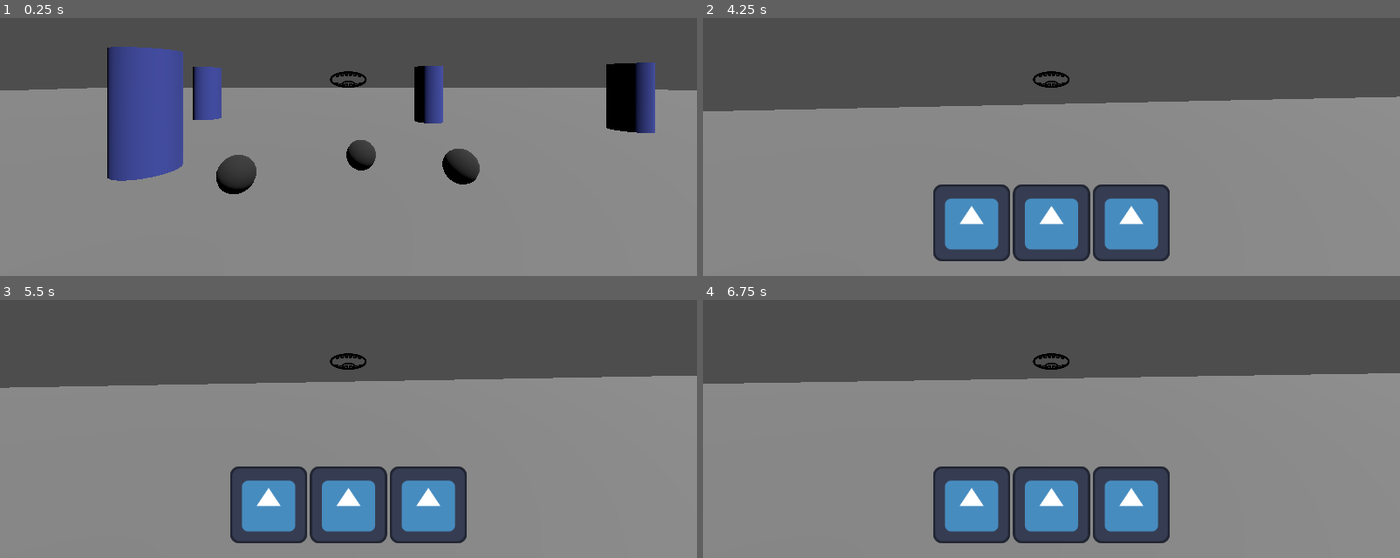
Above: before the commit, frames 1-4 (two rows, left to right).
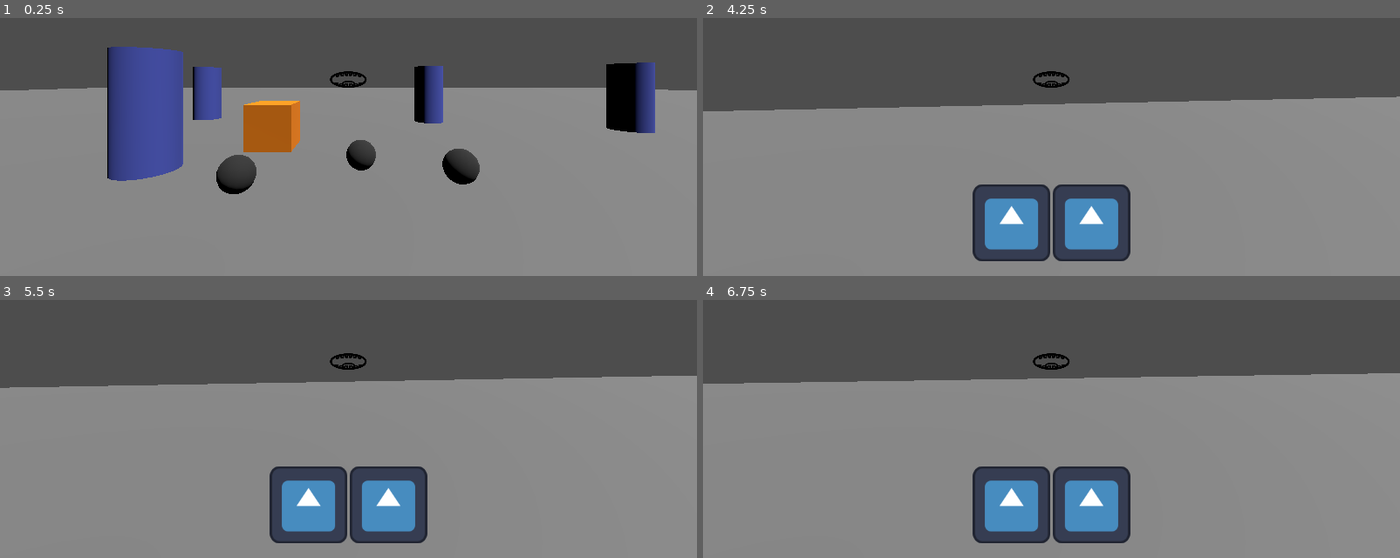
Above: after the commit, the same moments.

Repository: Adam-Gallina/ldj57
Game: Godot game, scene res://test_map.tscn
Two runs of this game, one before a commit and one after it. Both use one fixed random seed, a clock stepped at 60 frames per second and the inputs below. The engine's default icon, where the game draws it, is replaced by a stand-in: a white triangle on a blue panel in a dark square.
Inputs (mouse positions are in pixels of both pictures, inside the frame that each line leads up to):
- Up to frame 1 (0.25 s): no input
- Up to frame 2 (4.25 s): tap Enter at 0.5, 2.75 s; move the mouse to (1086, 79) at 0.52 s; hold W (Forward) from 0.53 s (still down); click (1086, 79) at 0.6 s; move the mouse to (1016, 82) at 1.27 s; click (1016, 82) at 1.35 s; tap Space at 2, 3.5 s; move the mouse to (1065, 72) at 2.02 s; hold Shift 2.03-2.78 s; click (1065, 72) at 2.3 s; move the mouse to (1044, 87) at 2.77 s; click (1044, 87) at 2.85 s; move the mouse to (1100, 85) at 3.52 s; click (1100, 85) at 3.6 s; tap Tab (Inventory) at 4.15 s
- Up to frame 3 (5.5 s): move the mouse to (139, 302) at 4.27 s; release W (Forward) at 4.28 s; hold A (Left) 4.28-5.03 s; tap Shift at 4.35 s; click (139, 302) at 4.55 s; move the mouse to (383, 361) at 5.02 s; hold S (Back) from 5.03 s (still down); click (383, 361) at 5.1 s
- Up to frame 4 (6.75 s): move the mouse to (outside the picture) at 5.77 s; release S (Back) at 5.78 s; hold D (Right) 5.78-6.53 s; click (outside the picture) at 5.85 s; move the mouse to (1204, 343) at 6.52 s; hold W (Forward) from 6.53 s (still down); hold Shift from 6.53 s (still down)

The runs differ from the first frame. In frame 1, 1.6% of the frame differs, in the area x 34-44%, y 32-53%; in frame 2, 6.9%, in the area x 33-67%, y 64-95%; in frame 3, 6.9%; in frame 4, 6.9%.

Commit message:
Can use items

Diff:
--- a/InteractiveObjects/grabbable.gd
+++ b/InteractiveObjects/grabbable.gd
@@ -1,7 +1,7 @@
 extends Interactive
 class_name Grabbable
 
-@export var ItemName = "Unnamed Item"
+@export var ItemID : Constants.PuzzleItem
 @export var InventoryImage : Texture2D
 
 func interact():
--- a/InteractiveObjects/lever.gd
+++ b/InteractiveObjects/lever.gd
@@ -1,26 +1,9 @@
-extends Interactive
+extends Toggle
 
-signal triggered(state)
-signal activatated()
-signal deactivated()
 
 @export var ActiveAngle = -45
 @export var InactiveAngle = 45
-@export var Active = false
-@export var Locked = false
-
 @onready var _pivot = $Pivot
 
-
-func interact():
-    if Locked:
-        return false
-
-    Active = not Active
-    triggered.emit(Active)
-    if Active: activatated.emit()
-    else: deactivated.emit()
-
+func update_visuals():
     _pivot.rotation.x = deg_to_rad(ActiveAngle if Active else InactiveAngle)
-
-    return true
--- a/InteractiveObjects/placeable.gd
+++ b/InteractiveObjects/placeable.gd
@@ -1,5 +1,20 @@
-extends Interactive
+extends Toggle
+class_name Placeable
 
+@export var RequiredItemID : Constants.PuzzleItem
 
 func interact():
-    pass
+    if Locked:
+        return false
+
+    Inventory.show_ui()
+
+    var id = await Inventory.inventory_item_selected
+
+    if id == RequiredItemID:
+        activate()
+        Inventory.remove_item(id)
+
+    Inventory.hide_ui()
+
+    return true
--- a/InteractiveObjects/test_puzzle_item.tscn
+++ b/InteractiveObjects/test_puzzle_item.tscn
@@ -19,7 +19,6 @@
 collision_layer = 8
 collision_mask = 12
 script = ExtResource("1_n0kkb")
-ItemName = "Stone"
 InventoryImage = ExtResource("2_myd0d")
 
 [node name="CollisionShape3D" type="CollisionShape3D" parent="."]
--- /dev/null
+++ b/InteractiveObjects/toggle.gd
@@ -0,0 +1,40 @@
+extends Interactive
+class_name Toggle
+
+signal triggered(state)
+signal activatated()
+signal deactivated()
+
+@export var Active = false
+@export var Locked = false
+
+
+func interact():
+    if Locked:
+        return false
+
+    toggle()
+
+    return true
+
+
+func toggle():
+    Active = not Active
+    if Active:
+        activate()
+    else:
+        deactivate()
+
+func activate():
+    update_visuals()
+    activatated.emit()
+    triggered.emit(true)
+
+func deactivate():
+    update_visuals()
+    deactivated.emit()
+    triggered.emit(false)
+
+
+func update_visuals():
+    pass
--- /dev/null
+++ b/Player/UI/inventory_item.gd
@@ -0,0 +1,7 @@
+extends Button
+
+var _source_item
+
+func set_item(item):
+	icon = item.InventoryImage
+	_source_item = item
--- a/Player/UI/inventory_item.tscn
+++ b/Player/UI/inventory_item.tscn
@@ -1,6 +1,15 @@
-[gd_scene load_steps=2 format=3 uid="uid://1muu1htrdsua"]
+[gd_scene load_steps=3 format=3 uid="uid://1muu1htrdsua"]
 
 [ext_resource type="Texture2D" uid="uid://dfgqcge6beyph" path="res://icon.svg" id="1_7d0lf"]
+[ext_resource type="Script" uid="uid://cpmbfcpocdsav" path="res://Player/UI/inventory_item.gd" id="2_ye22m"]
 
-[node name="TextureRect" type="TextureRect"]
-texture = ExtResource("1_7d0lf")
+[node name="Button" type="Button"]
+anchors_preset = 15
+anchor_right = 1.0
+anchor_bottom = 1.0
+offset_right = -1016.0
+offset_bottom = -512.0
+grow_horizontal = 2
+grow_vertical = 2
+icon = ExtResource("1_7d0lf")
+script = ExtResource("2_ye22m")
--- a/Player/inventory.gd
+++ b/Player/inventory.gd
@@ -1,6 +1,6 @@
 extends Node
 
-var stones : Array[Node3D] = []
+signal inventory_item_selected(item_id)
 
 var items : Dictionary = {}
 var imgs : Dictionary = {}
@@ -23,41 +23,45 @@
 func add_item(item):
 	if not item is Grabbable: return
 
-	if item.ItemName == 'Stone':
-		stones.append(item)
-		item.get_parent().remove_child(item)
-	else:
-		items[item.ItemName] = item
-		item.get_parent().remove_child(item)
+	items[item.ItemID] = item
+	item.get_parent().remove_child(item)
 
-		var i = InventoryImageScene.instantiate()
-		i.texture = item.InventoryImage
-		_inventory.add_child(i)
-		imgs[item.ItemName] = i
+	var i = InventoryImageScene.instantiate()
+	i.set_item(item)
+	i.pressed.connect(func(): _on_inventory_item_selected(item.ItemID))
+	_inventory.add_child(i)
+	imgs[item.ItemID] = i
 
-func contains_item(item_name):
-	return items.find_key(item_name)
+func contains_item(item_id):
+	return items.get(item_id)
 
-func remove_item(item_name):
-	if contains_item(item_name):
-		var item = items[item_name]
-		items.erase(item_name)
+func remove_item(item_id):
+	if contains_item(item_id):
+		var item = items[item_id]
+		items.erase(item_id)
 
-		imgs[item_name].queue_free()
-		imgs.erase(item_name)
+		imgs[item_id].queue_free()
+		imgs.erase(item_id)
 		return item
+
 	return null
 
-func remove_stone():
-	var s = stones.pop_front()
-	get_parent().get_parent().add_child(s)
-	return s
 
+func show_ui():
+	_inventory_ui.show()
+	Input.mouse_mode = Input.MOUSE_MODE_VISIBLE
 
 func hide_ui():
 	_inventory_ui.hide()
+	Input.mouse_mode = Input.MOUSE_MODE_CAPTURED
+	inventory_item_selected.emit(Constants.PuzzleItem.Null)
 
 func toggle_ui():
-	_inventory_ui.visible = !_inventory_ui.visible
-	Input.mouse_mode = Input.MOUSE_MODE_VISIBLE if _inventory_ui.visible else Input.MOUSE_MODE_CAPTURED
+	if _inventory_ui.visible: hide_ui()
+	else: show_ui()
+
 	return _inventory_ui.visible
+
+
+func _on_inventory_item_selected(item_id):
+	inventory_item_selected.emit(item_id)
--- a/Player/inventory.tscn
+++ b/Player/inventory.tscn
@@ -47,9 +47,6 @@
 grow_vertical = 0
 alignment = 1
 
-[node name="TextureRect" parent="PlayerUILayer/Inventory/HBoxContainer" instance=ExtResource("2_us6v5")]
-layout_mode = 2
-
 [node name="TextureRect2" type="TextureRect" parent="PlayerUILayer/Inventory/HBoxContainer"]
 layout_mode = 2
 texture = ExtResource("4_0dko7")
--- a/Player/player_controller.gd
+++ b/Player/player_controller.gd
@@ -45,29 +45,25 @@
 	return dir
 
 func _handle_input(_delta):
+	if _disable_cam: return
+
 	if Input.is_action_just_pressed('Inventory'):
 		_disable_cam = Inventory.toggle_ui()
 
 	if Input.is_action_just_pressed('Fire'):
-		if raycast.is_colliding():
-			var hit = raycast.get_collider()
-			if hit is Interactive and global_position.distance_to(hit.global_position) <= MaxInteractionDist:
-				if hit is Grabbable:
-					if hit.interact():
-						Inventory.add_item(hit)
-				else:
-					hit.interact()
-			#elif hit is EnemyBase:
-			#	hit.damage(AttackDamage)
-		#else:
-		#	var s = _inventory.remove_stone()
-		#	if s != null:
-		#		_throw_stone(s)
+		if not raycast.is_colliding(): return
+		var hit = raycast.get_collider()
+		if global_position.distance_to(hit.global_position) > MaxInteractionDist: return
 
-
-#func _throw_stone(stone:RigidBody3D):
-#	stone.global_position = raycast.global_position
-#	stone.linear_velocity = -raycast.global_transform.basis.z * ThrowStrenth
+		if hit is Grabbable:
+			if hit.interact():
+				Inventory.add_item(hit)
+		elif hit is Placeable:
+			_disable_cam = true
+			await hit.interact()
+			_disable_cam = false
+		elif hit is Interactive:
+			hit.interact()
 
 
 func set_camera(p: float, y: float):
--- /dev/null
+++ b/constants.gd
@@ -0,0 +1,3 @@
+extends Node
+
+enum PuzzleItem { Null, Test1, Test2, Test3 }
--- a/enemy_controller.gd
+++ b/enemy_controller.gd
@@ -52,7 +52,6 @@
 
 func _attack(target):
 	if _next_attack <= 0:
-		print('smacked ', target)
 		_next_attack = AttackSpeed
 
 func damage(amount):
--- a/project.godot
+++ b/project.godot
@@ -18,6 +18,7 @@
 [autoload]
 
 Inventory="*res://Player/inventory.tscn"
+Constants="*res://constants.gd"
 
 [input]
 
--- a/test_map.tscn
+++ b/test_map.tscn
@@ -1,8 +1,9 @@
-[gd_scene load_steps=11 format=3 uid="uid://bg2fd2c5t3wyv"]
+[gd_scene load_steps=15 format=3 uid="uid://bg2fd2c5t3wyv"]
 
 [ext_resource type="PackedScene" uid="uid://fcfvs6lptyxx" path="res://Player/player.tscn" id="1_4qc02"]
 [ext_resource type="PackedScene" uid="uid://mecow5oc1hsn" path="res://InteractiveObjects/lever.tscn" id="2_4wuf8"]
 [ext_resource type="PackedScene" uid="uid://dbfj5qin4rqax" path="res://InteractiveObjects/test_puzzle_item.tscn" id="3_s02eq"]
+[ext_resource type="Script" uid="uid://dhadxxq80gm7w" path="res://InteractiveObjects/placeable.gd" id="4_t8dge"]
 
 [sub_resource type="NavigationMesh" id="NavigationMesh_4wuf8"]
 vertices = PackedVector3Array(-10.75, 0.499998, -5.25, -6.75, 0.499998, -9.75, -6.75, 0.499998, -10.75, -12.25, 0.49999 …(2110 unchanged characters)…
@@ -24,6 +25,13 @@
 [sub_resource type="SphereMesh" id="SphereMesh_s02eq"]
 radius = 0.25
 height = 0.5
+
+[sub_resource type="BoxShape3D" id="BoxShape3D_ssfg1"]
+
+[sub_resource type="StandardMaterial3D" id="StandardMaterial3D_qgarv"]
+albedo_color = Color(1, 0.537914, 0.039644, 1)
+
+[sub_resource type="BoxMesh" id="BoxMesh_r0pc2"]
 
 [node name="TestMap" type="Node3D"]
 
@@ -208,21 +216,38 @@
 transform = Transform3D(-0.691437, 0, 0.722436, 0, 1, 0, -0.722436, 0, -0.691437, 4.77573, 1.19045, -2.39418)
 
 [node name="MeshInstance3D" type="MeshInstance3D" parent="."]
-transform = Transform3D(1, 0, 0, 0, 1, 0, 0, 0, 1, 5.183, 2.53212, -2.76902)
+transform = Transform3D(1, 0, 0, 0, 1, 0, 0, 0, 1, -1.67446, 1.80756, -5.73011)
 visible = false
 mesh = SubResource("SphereMesh_s02eq")
 
 [node name="TestItem" parent="." instance=ExtResource("3_s02eq")]
 transform = Transform3D(1, 0, 0, 0, 1, 0, 0, 0, 1, -1.48926, 0.25, -3.40302)
-ItemName = "Item1"
+ItemID = 1
 
 [node name="TestItem2" parent="." instance=ExtResource("3_s02eq")]
 transform = Transform3D(1, 0, 0, 0, 1, 0, 0, 0, 1, 0.211205, 0.25, -4.2804)
-ItemName = "Item2"
+ItemID = 2
 
 [node name="TestItem3" parent="." instance=ExtResource("3_s02eq")]
 transform = Transform3D(1, 0, 0, 0, 1, 0, 0, 0, 1, 1.63192, 0.25, -3.7156)
-ItemName = "Item3"
+ItemID = 3
+
+[node name="StaticBody3D" type="StaticBody3D" parent="."]
+transform = Transform3D(1, 0, 0, 0, 1, 0, 0, 0, 1, -1.70058, 0.485669, -5.83792)
+collision_layer = 8
+collision_mask = 0
+script = ExtResource("4_t8dge")
+RequiredItemID = 1
+
+[node name="CollisionShape3D" type="CollisionShape3D" parent="StaticBody3D"]
+shape = SubResource("BoxShape3D_ssfg1")
+
+[node name="MeshInstance3D2" type="MeshInstance3D" parent="StaticBody3D"]
+material_override = SubResource("StandardMaterial3D_qgarv")
+mesh = SubResource("BoxMesh_r0pc2")
+skeleton = NodePath("../..")
 
 [connection signal="activatated" from="Lever" to="MeshInstance3D" method="show"]
 [connection signal="deactivated" from="Lever" to="MeshInstance3D" method="hide"]
+[connection signal="activatated" from="StaticBody3D" to="MeshInstance3D" method="show"]
+[connection signal="deactivated" from="StaticBody3D" to="MeshInstance3D" method="hide"]
Not shown, added: InteractiveObjects/toggle.gd.uid
Not shown, added: Player/UI/inventory_item.gd.uid
Not shown, added: constants.gd.uid
